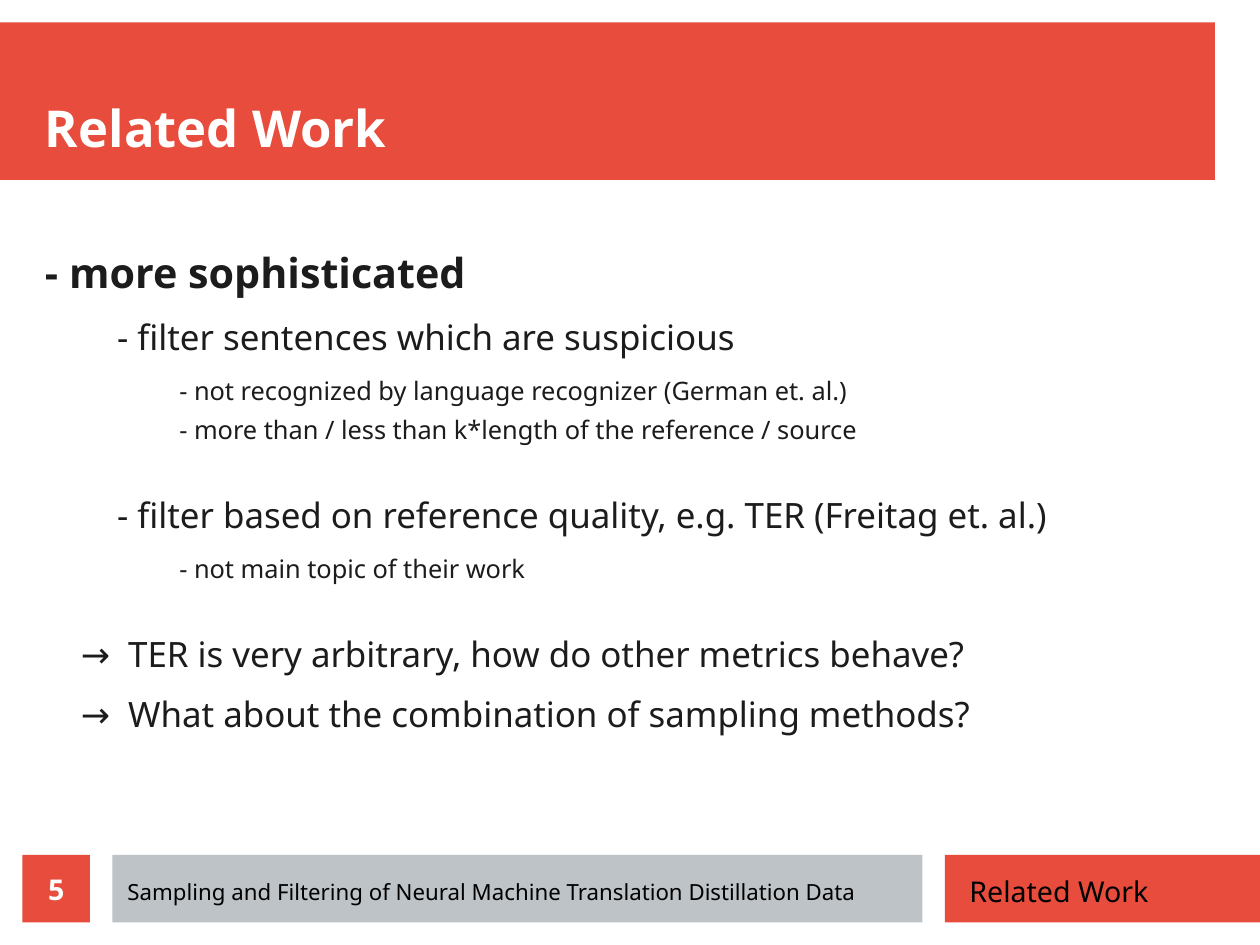
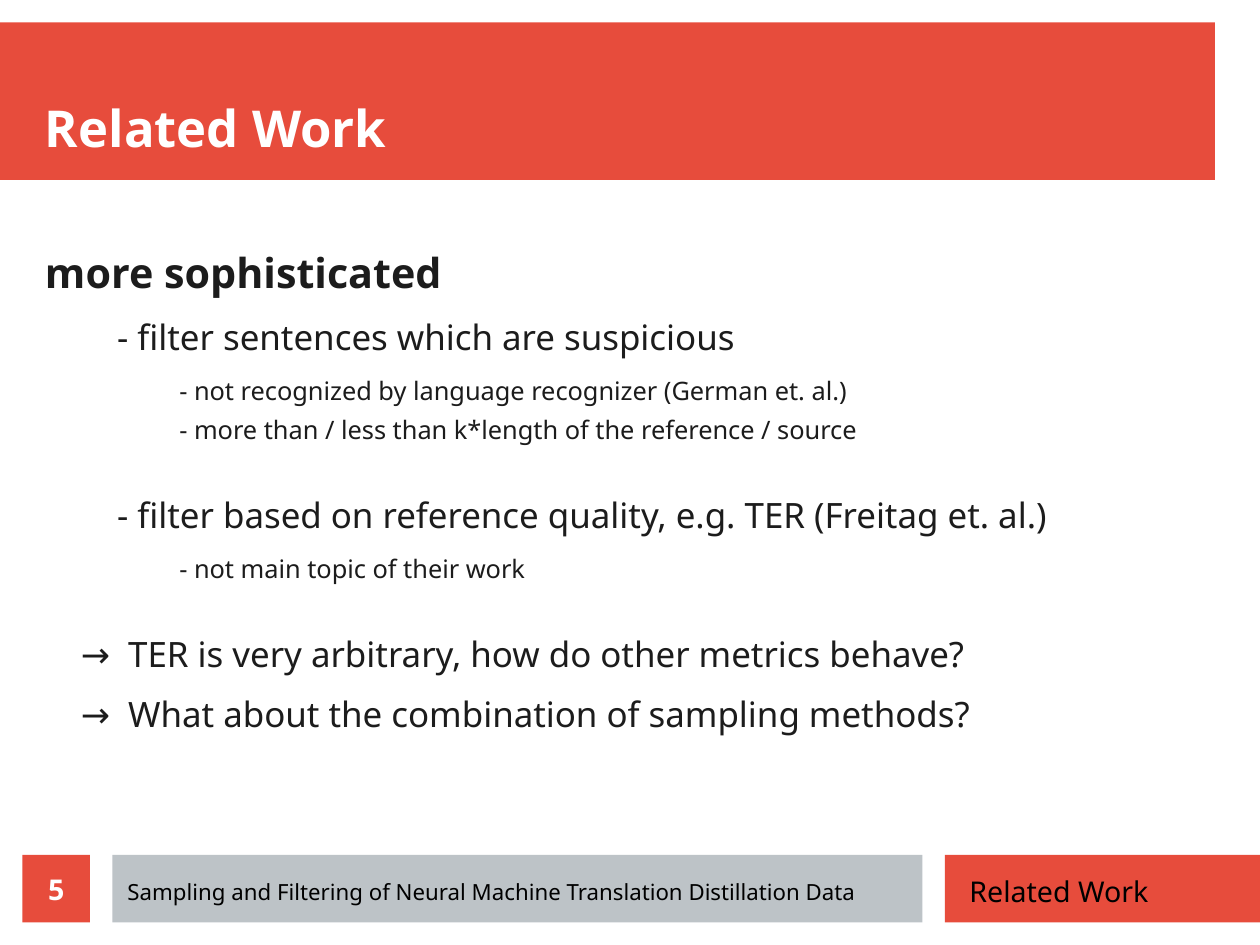
Before and after one commit to zouharvi/reference-mt-distill, a slide deck: slide 5 of meta/final_presentation.odp. Drawn at 1260x945 pixels with LibreOffice and Linux fonts; fonts in the diff are those of the drawing. Boxes give left, top, right and bottom in pixels: in the first picture for what was removed or moved away, otherwise in the second. Text is boxed around its words. In the diff, an @@ line names an element or a change of style, - is before the commit and + after.

```diff
--- a/meta/final_presentation.odp
+++ b/meta/final_presentation.odp
@@ text at (x1=45, y1=256, x2=441, y2=298): text changed @@
-- more sophisticated
+more sophisticated
```
Also in this commit, not shown: 8 other slides changed, 5 slides added.
